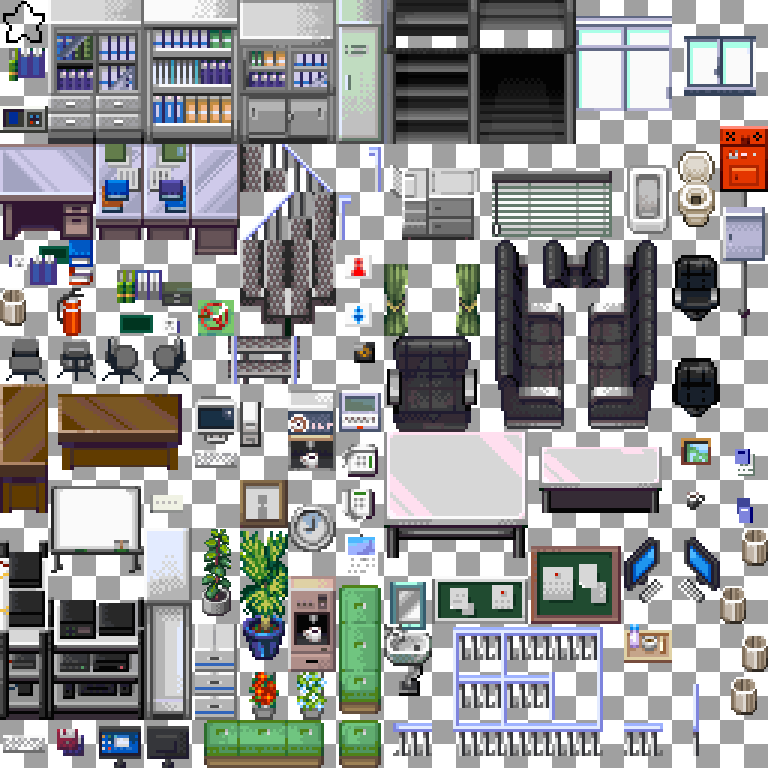
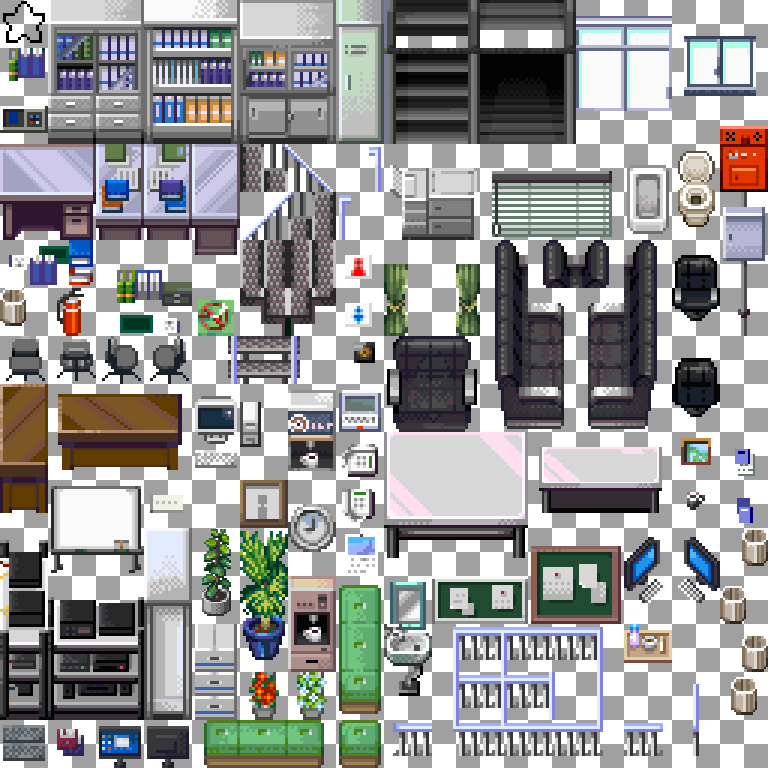
Layered file, before and after one edit (768px x 768px). Changes by layer:
added group "Stairs block" with 2 layers above "TileD_Interior-Offices" over (x1=3, y1=725, x2=45, y2=761)
added layer "Layer 1 copy" in group "Stairs block" over (x1=3, y1=725, x2=45, y2=743)
added layer "Layer 1" in group "Stairs block" over (x1=3, y1=743, x2=45, y2=761)
